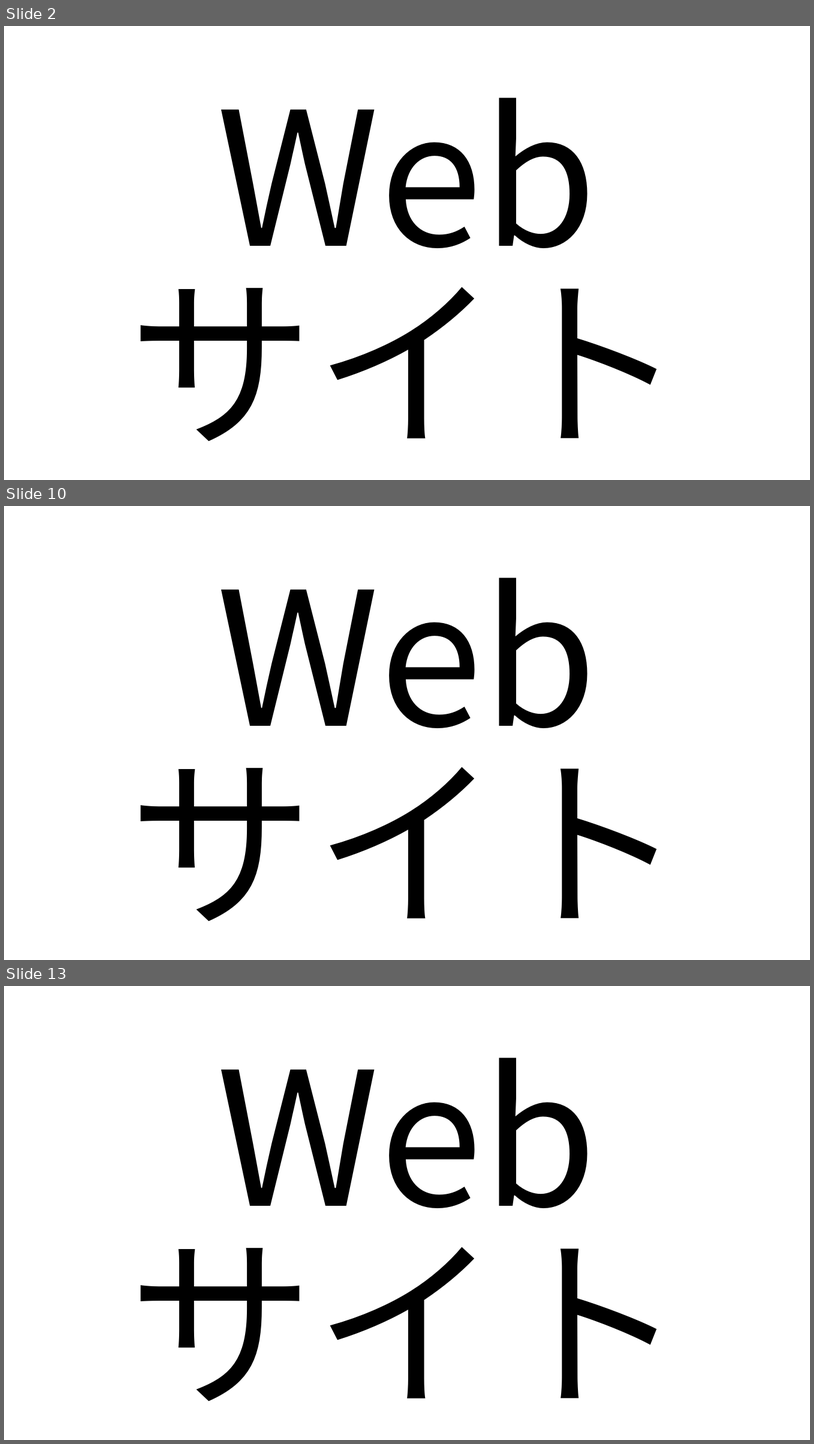
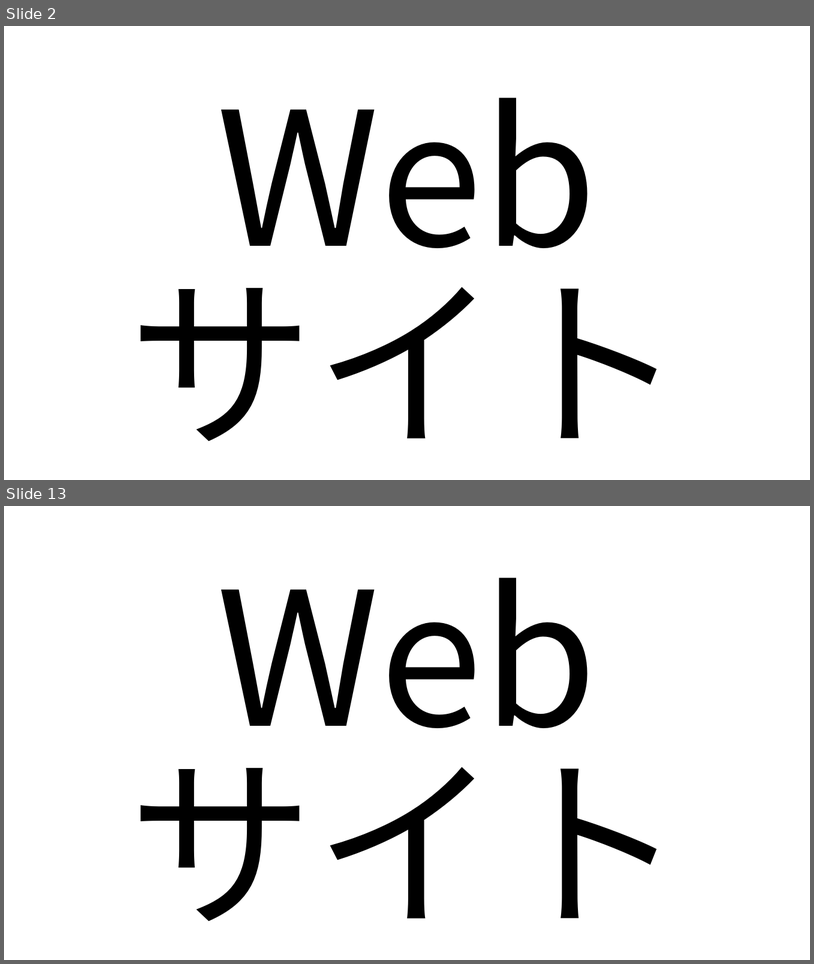
Before and after one commit to HirotakaFukkoahi/WebsiteForCEO, a slide deck: 新米社長に送るWebサイトの重要性と運用の仕方.pptx. Shown one above the other, each under a label of ours: slides 2, 10 and 13 before the commit, slides 2 and 13 after it; the slides between them are not shown. The pictures are 814x1444 and 814x964 pixels, drawn with LibreOffice and Linux fonts; fonts in the diff are those of the drawing. Boxes give left, top, right and bottom in pixels: in the first picture for what was removed or moved away, otherwise in the second. Text is boxed around its words. In the diff, an @@ line names an element or a change of style, - is before the commit and + after.

```diff
--- a/新米社長に送るWebサイトの重要性と運用の仕方.pptx
+++ b/新米社長に送るWebサイトの重要性と運用の仕方.pptx
@@ slide 10 removed at <box>4,506,810,960</box>, background #FFFFFF @@
@@ text removed at <box>129,577,686,921</box> @@
-Web
-サイト
```
Also in this commit, not shown: 1 slide changed, 2 slides added, 1 other slide removed.
